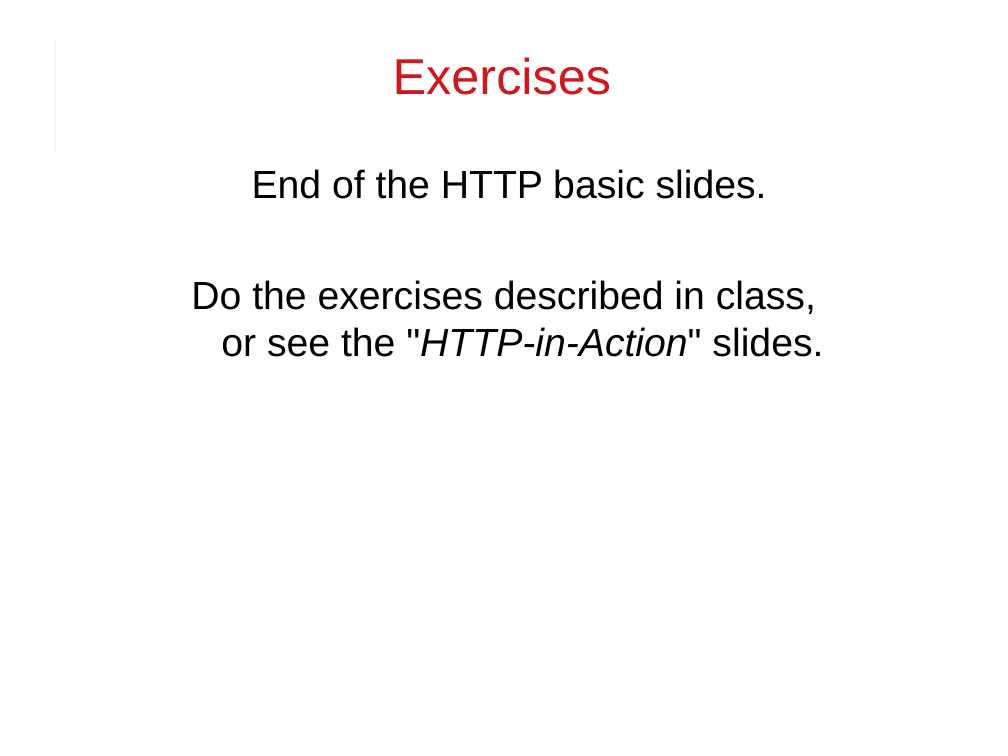
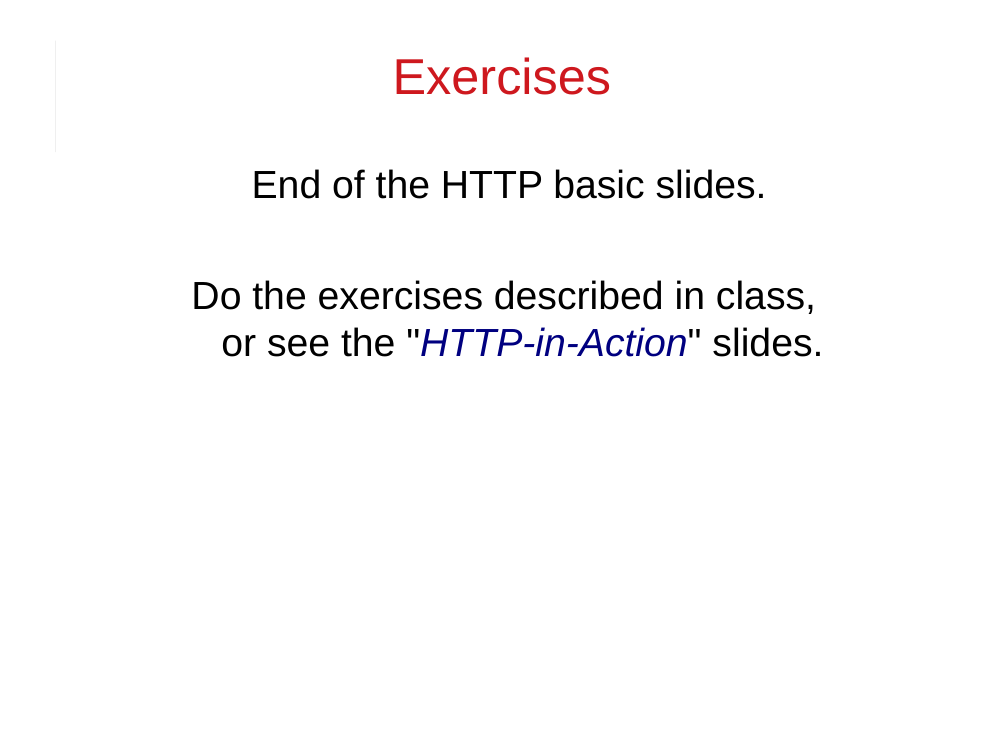
Before and after one commit to cpske/ISP, a slide deck: slide 29 of web/HTTP.ppt. Drawn at 1008x756 pixels with LibreOffice and Linux fonts; fonts in the diff are those of the drawing. Boxes give left, top, right and bottom in pixels: in the first picture for what was removed or moved away, otherwise in the second. Text is boxed around its words. In the diff, an @@ line names an element or a change of style, - is before the commit and + after.

Commit message:
fix link in assignment, update slides on HTTP (Tired of explicitly wording assignments!)

```diff
--- a/web/HTTP.ppt
+++ b/web/HTTP.ppt
@@ text at [191, 280, 823, 357]: text colour #000000 to #000080 in ""HTTP-in-Action"" @@
```
Also in this commit, not shown: 4 other slides changed, 2 slides removed, 10 other files.
